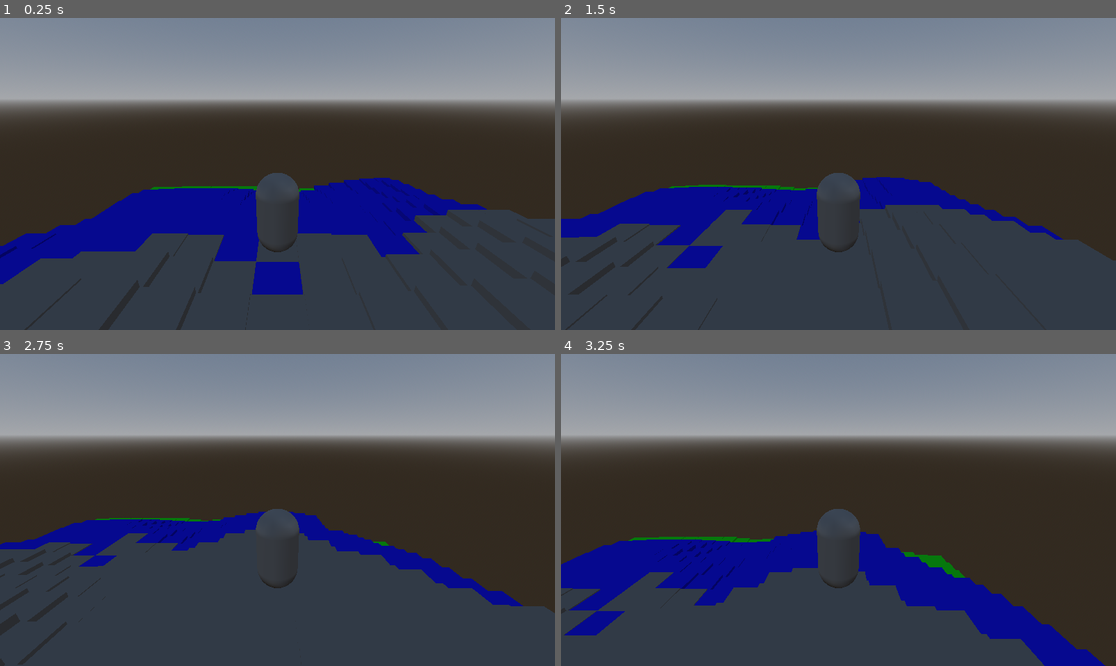
Above: before the commit, frames 1-4 (two rows, left to right).
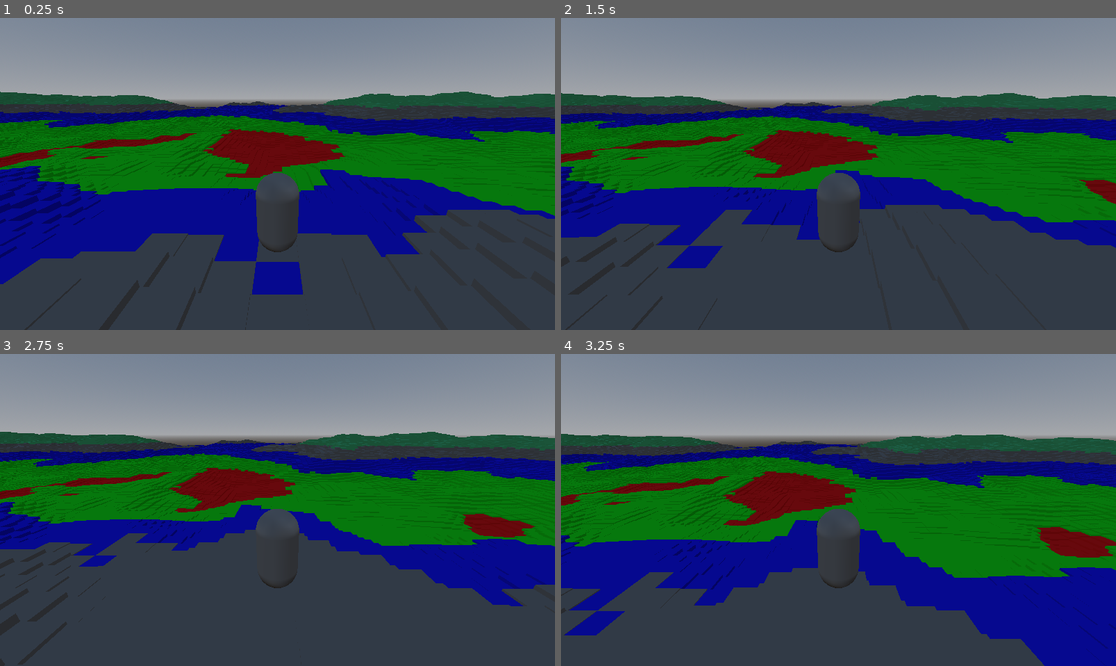
Above: after the commit, the same moments.

Repository: karljohannisson/godot-procedurally-generated-world-tutorial
Game: Godot game, scene res://main.tscn
The game is run twice, just before and just after one commit, with the same random seed, the same clock (stepped at 60 frames per second) and the same inputs.
Inputs:
- Up to frame 1 (0.25 s): no input
- Up to frame 2 (1.5 s): tap Enter (ui_accept) at 0.5, 0.77 s; hold Right (ui_right) 0.53-1.28 s; hold Down (ui_down) from 1.28 s (still down)
- Up to frame 3 (2.75 s): tap Enter (ui_accept) at 1.52 s; release Down (ui_down) at 2.03 s; hold Right (ui_right) from 2.03 s (still down)
- Up to frame 4 (3.25 s): release Right (ui_right) at 2.78 s; hold Up (ui_up) from 2.78 s (still down); tap Enter (ui_accept) at 3.02 s

The runs differ from the first frame. In frame 1, 32% of the frame differs, in the area x 0-100%, y 23-74%; in frame 2, 32%; in frame 3, 32%; in frame 4, 38%, in the area x 0-100%, y 25-100%.

Commit message:
add blog link

Diff:
--- a/WorldGeneration.gd
+++ b/WorldGeneration.gd
@@ -1,6 +1,6 @@
 extends Node
 
-const GENERATION_BOUND_DISTANCE = 8
+const GENERATION_BOUND_DISTANCE = 128
 const VERTICAL_AMPLITUDE = 10
 
 var noise = FastNoiseLite.new()
@@ -19,11 +19,13 @@
 		x += (player_position.x - GENERATION_BOUND_DISTANCE)
 		for z in range(GENERATION_BOUND_DISTANCE*2):
 			z += (player_position.z - GENERATION_BOUND_DISTANCE)
-			if !has_cube_been_generated(x,z):
-				var generated_noise = noise.get_noise_2d(x,z)
-				create_cube(Vector3(x,generated_noise*VERTICAL_AMPLITUDE,z), get_color_from_noise(generated_noise))
-				register_cube_generation_at_coordinate(x,z)
+			generate_cube_if_new(x,z)
 
+func generate_cube_if_new(x,z):
+	if !has_cube_been_generated(x,z):
+		var generated_noise = noise.get_noise_2d(x,z)
+		create_cube(Vector3(x,generated_noise*VERTICAL_AMPLITUDE,z), get_color_from_noise(generated_noise))
+		register_cube_generation_at_coordinate(x,z)
 
 func has_cube_been_generated(x,z):
 	if x in generated_cubes and z in generated_cubes[x] and generated_cubes[x][z] == true:
Not shown, changed: README.md
